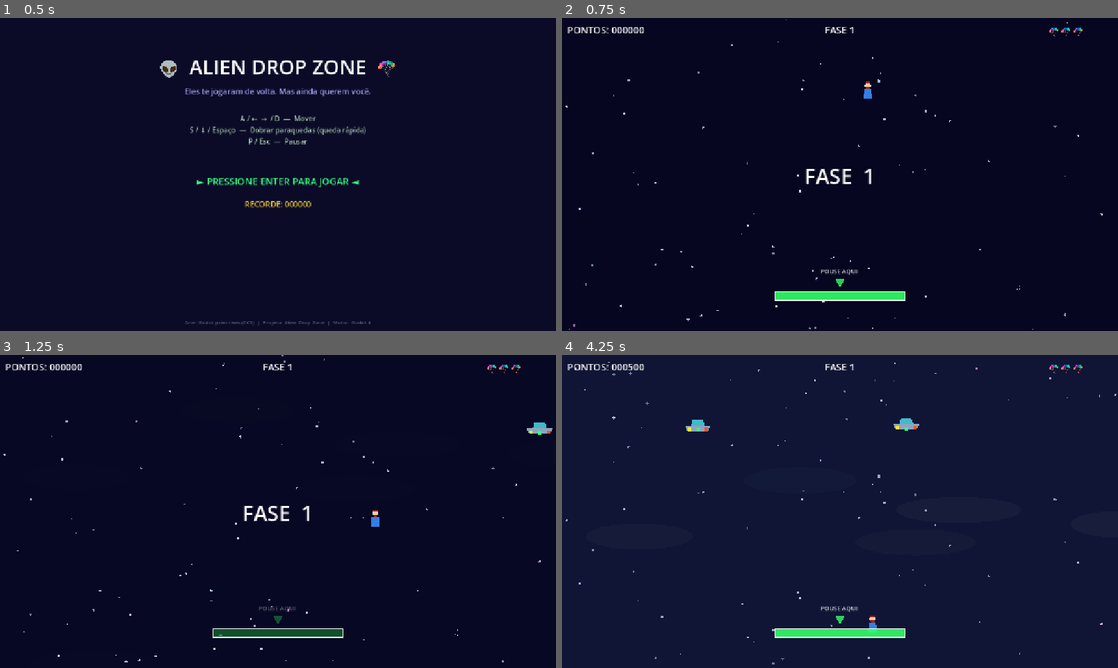
Above: before the commit, frames 1-4 (two rows, left to right).
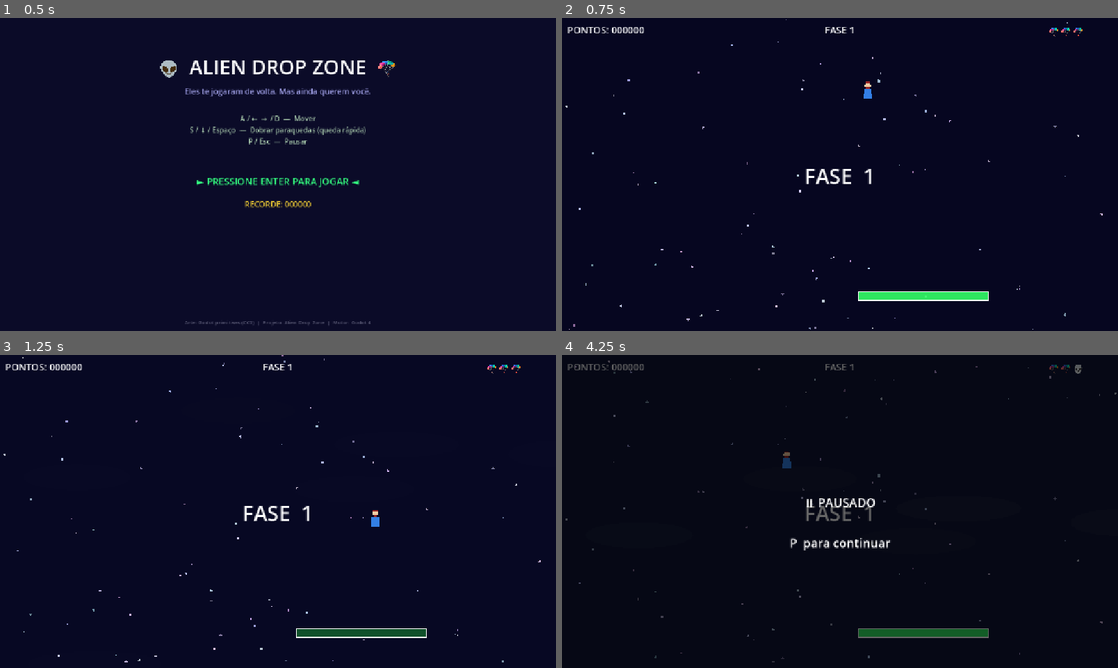
Above: after the commit, the same moments.

Repository: lucascarvalhoUEA/prototipo-jogo-2d-inedito
Game: Godot game, scene res://scenes/menus/TitleScreen.tscn
Two runs of this game, one before a commit and one after it. Both use one fixed random seed, a clock stepped at 60 frames per second and the inputs below.
Inputs:
- Up to frame 1 (0.5 s): no input
- Up to frame 2 (0.75 s): tap Enter (ui_accept) at 0.5 s; hold D (move_right) from 0.53 s (still down); hold S (fold_chute) from 0.53 s (still down)
- Up to frame 3 (1.25 s): keep holding D (move_right); keep holding S (fold_chute); tap Enter (ui_accept) at 0.77 s
- Up to frame 4 (4.25 s): release D (move_right) at 1.28 s; release S (fold_chute) at 1.28 s; hold A (move_left) 1.28-2.03 s; tap Space at 1.35, 2.85 s; tap Enter (ui_accept) at 1.52, 3.02, 3.77 s; hold S (fold_chute) 2.03-2.78 s; hold D (move_right) 2.03-3.53 s; hold A (move_left) from 3.53 s (still down); hold S (fold_chute) from 3.53 s (still down); tap Escape (pause_game) at 4.15 s

Frame 1 is identical in both runs. In frame 2, 1.0% of the frame differs, in the area x 38-77%, y 80-91%; in frame 3, 1.1%; in frame 4, 100%, in the area x 0-100%, y 0-100%.

Commit message:
feat: refactor AlienCapture into Hunter mini-boss and overhaul mechanics
- Refactored AlienCapture to actively track player's X position with inertia and project a permanent tractor beam.

- Limited AlienCapture spawns to a maximum of 1 per screen (mini-boss behavior).

- Fixed TractorBeam capture state bug during overlapping pulls by replacing boolean flag with an active capture counter.

- Fixed unpause functionality bug by introducing an independent PauseHandler node.

- Randomized LandingZone horizontal spawn position for each new phase and removed clunky text indicators.

- Added high-speed crash mechanic: landing at speeds > 250px/s will instantly kill the parachuter.

- Fixed power-ups persisting across phase resets by properly clearing the 'item' group.

Diff:
--- a/scenes/enemies/AlienCapture.tscn
+++ b/scenes/enemies/AlienCapture.tscn
@@ -33,9 +33,9 @@
 [node name="TractorBeam" type="Node2D" parent="."]
 position = Vector2(0, 14)
 script = ExtResource("2_beam")
-beam_length = 220.0
-beam_width_top = 18.0
-beam_width_bottom = 90.0
+beam_length = 350.0
+beam_width_top = 40.0
+beam_width_bottom = 140.0
 beam_color = Color(0.5, 0.2, 1.0, 0.4)
 
 [node name="Area2D" type="Area2D" parent="TractorBeam"]
--- a/scenes/menus/GameOver.tscn
+++ b/scenes/menus/GameOver.tscn
@@ -4,29 +4,6 @@
 
 [node name="GameOver" type="Node2D"]
 script = ExtResource("1_go")
-
-[node name="AlienFace" type="Node2D" parent="."]
-position = Vector2(640, 200)
-
-[node name="FaceBody" type="Polygon2D" parent="AlienFace"]
-polygon = PackedVector2Array(-80, -90, 80, -90, 110, 20, 80, 90, -80, 90, -110, 20)
-color = Color(0.15, 0.08, 0.22, 1)
-
-[node name="EyeLeft" type="Polygon2D" parent="AlienFace"]
-position = Vector2(-30, -30)
-polygon = PackedVector2Array(-20, -12, 20, -12, 20, 12, -20, 12)
-color = Color(0.3, 0.9, 0.3, 1)
-
-[node name="EyeRight" type="Polygon2D" parent="AlienFace"]
-position = Vector2(30, -30)
-polygon = PackedVector2Array(-20, -12, 20, -12, 20, 12, -20, 12)
-color = Color(0.3, 0.9, 0.3, 1)
-
-[node name="Mouth" type="Line2D" parent="AlienFace"]
-position = Vector2(0, 35)
-points = PackedVector2Array(-30, 0, -10, 12, 10, 12, 30, 0)
-width = 3.0
-default_color = Color(0.3, 0.9, 0.3, 0.8)
 
 [node name="UILayer" type="CanvasLayer" parent="."]
 layer = 1
--- a/scripts/AlienCapture.gd
+++ b/scripts/AlienCapture.gd
@@ -1,58 +1,42 @@
 ## AlienCapture.gd
-## Alien com feixe de tração. Fica parado ou se move lentamente no topo da tela,
-## disparando o feixe periodicamente para tentar capturar o jogador.
+## Alien com feixe de tração PERMANENTE.
+## Ele persegue ativamente o eixo X do jogador para tentar sugá-lo.
 
 extends AlienBase
 
-@export var beam_interval: float = 3.0
-@export var beam_duration: float = 2.0
-@export var drift_speed: float = 60.0
-
+@export var max_drift_speed: float = 70.0
+@export var acceleration: float = 120.0
 var _beam: Node2D = null
-var _beam_active: bool = false
-var _beam_timer: float = 0.0
-var _drift_dir: float = 1.0
-var _screen_width: float = 1280.0
-
 
 func _on_ready() -> void:
-	_screen_width = get_viewport_rect().size.x
-	_drift_dir = 1.0 if randf() > 0.5 else -1.0
 	_beam = $TractorBeam as Node2D
-	damage_on_contact = false
-	score_value = 200
-	if _beam:
-		_beam.call("set_active", false)
-	var start_y: float = position.y
+	damage_on_contact = true
+	score_value = 250
+
+	# Entrada suave na tela
+	var target_y := randf_range(50.0, 100.0)
+	var entry_tween := create_tween()
+	entry_tween.tween_property(self, "position:y", target_y, 1.5).set_ease(Tween.EASE_OUT).set_trans(Tween.TRANS_CUBIC)
+	entry_tween.tween_callback(_start_floating.bind(target_y))
+
+func _start_floating(base_y: float) -> void:
 	var tween := create_tween().set_loops()
-	tween.tween_property(self, "position:y", start_y + 10.0, 1.0).set_ease(Tween.EASE_IN_OUT)
-	tween.tween_property(self, "position:y", start_y - 10.0, 1.0).set_ease(Tween.EASE_IN_OUT)
-
+	tween.tween_property(self, "position:y", base_y + 12.0, 1.5).set_ease(Tween.EASE_IN_OUT).set_trans(Tween.TRANS_SINE)
+	tween.tween_property(self, "position:y", base_y - 12.0, 1.5).set_ease(Tween.EASE_IN_OUT).set_trans(Tween.TRANS_SINE)
 
 func _move(delta: float) -> void:
-	velocity.x = drift_speed * speed_multiplier * _drift_dir
+	# Encontra o jogador e o persegue no eixo X
+	var player = get_tree().get_first_node_in_group("player")
+	if player and is_instance_valid(player):
+		var diff = player.global_position.x - global_position.x
+		# Move na direção do jogador, mas com inércia para não ser tão agressivo
+		if abs(diff) > 15.0:
+			var dir = sign(diff)
+			var target_vel = max_drift_speed * speed_multiplier * dir
+			velocity.x = move_toward(velocity.x, target_vel, acceleration * delta)
+		else:
+			velocity.x = move_toward(velocity.x, 0.0, acceleration * delta)
+	else:
+		velocity.x = move_toward(velocity.x, 0.0, acceleration * delta)
+
 	velocity.y = 0.0
-	if position.x >= _screen_width - 40.0 and _drift_dir > 0.0:
-		_drift_dir = -1.0
-	elif position.x <= 40.0 and _drift_dir < 0.0:
-		_drift_dir = 1.0
-
-	_beam_timer += delta
-	if not _beam_active and _beam_timer >= beam_interval:
-		_activate_beam()
-	elif _beam_active and _beam_timer >= beam_duration:
-		_deactivate_beam()
-
-
-func _activate_beam() -> void:
-	_beam_active = true
-	_beam_timer = 0.0
-	if _beam:
-		_beam.call("set_active", true)
-
-
-func _deactivate_beam() -> void:
-	_beam_active = false
-	_beam_timer = 0.0
-	if _beam:
-		_beam.call("set_active", false)
--- a/scripts/AlienShooter.gd
+++ b/scripts/AlienShooter.gd
@@ -46,6 +46,7 @@
 
 func _create_projectile() -> RigidBody2D:
 	var proj := RigidBody2D.new()
+	proj.add_to_group("projectile")
 	proj.gravity_scale = 0.0
 	proj.collision_layer = 4
 	proj.collision_mask = 2
--- a/scripts/Game.gd
+++ b/scripts/Game.gd
@@ -20,21 +20,27 @@
 func _ready() -> void:
 	GameManager.game_over.connect(_on_game_over)
 	GameManager.phase_complete.connect(_on_phase_complete)
+	player.hit_by_alien.connect(_on_player_hit_by_alien)
 	GameManager.start_new_game()
 	_setup_landing_zone()
+
+	var p_handler = Node.new()
+	p_handler.name = "PauseHandler"
+	p_handler.process_mode = Node.PROCESS_MODE_ALWAYS
+	p_handler.set_script(preload("res://scripts/PauseHandler.gd"))
+	add_child(p_handler)
+
 	_start_phase()
 
 
 func _process(delta: float) -> void:
 	if not _game_running:
 		return
-	if Input.is_action_just_pressed("pause_game"):
-		_toggle_pause()
 
 	# Detecta paraquedista saindo pela base da tela (falhou no pouso)
 	var screen_h: float = get_viewport_rect().size.y
 	if player.position.y > screen_h + 80.0 and not _handling_phase:
-		_on_player_fell_off()
+		_handle_life_lost("PASSOU DIRETO!")
 
 
 # ── Fase ──────────────────────────────────────────────────────────────────────
@@ -48,10 +54,18 @@
 
 
 func _setup_landing_zone() -> void:
+	_update_landing_zone_width()
+	_randomize_landing_zone()
+
+
+func _randomize_landing_zone() -> void:
 	var vp: Rect2 = get_viewport_rect()
-	landing_zone.position = Vector2(vp.size.x * 0.5, vp.size.y - LANDING_ZONE_Y_OFFSET)
-	_update_landing_zone_width()
-	# NÃO conectar aqui — a conexão já está no arquivo .tscn
+	var zone_w: float = GameManager.get_landing_zone_width()
+	# Randomiza o X entre as bordas, deixando uma margem de segurança
+	var min_x: float = zone_w * 0.5 + 40.0
+	var max_x: float = vp.size.x - (zone_w * 0.5) - 40.0
+	var random_x: float = randf_range(min_x, max_x)
+	landing_zone.position = Vector2(random_x, vp.size.y - LANDING_ZONE_Y_OFFSET)
 
 
 func _update_landing_zone_width() -> void:
@@ -74,6 +88,11 @@
 	_handling_phase = true
 	_game_running = false
 	spawn_manager.call("stop")
+
+	# Se aterrissar rápido demais (esmagando o botão para baixo), espatifa e perde vida!
+	if landing_speed > 250.0:
+		_handle_life_lost("ESPATIFOU!")
+		return
 
 	var bonus: int
 	if landing_speed < 160.0:
@@ -88,23 +107,31 @@
 	GameManager.next_phase()
 
 
-# ── Saiu da tela pelo fundo (errou o pouso) ───────────────────────────────────
-
-func _on_player_fell_off() -> void:
+# ── Perda de vida (caiu pra fora ou foi atingido) ────────────────────────────
+
+func _on_player_hit_by_alien() -> void:
+	if _handling_phase:
+		return
+	_handle_life_lost("ATINGIDO!")
+
+
+func _handle_life_lost(message: String) -> void:
 	_handling_phase = true
 	_game_running = false
 	spawn_manager.call("stop")
+	player.call("die")
 	GameManager.lose_life()
 
 	# Se ainda tem vidas, respawna na próxima fase
 	if GameManager.lives > 0:
-		_show_feedback("PERDEU UMA VIDA!", Color.RED)
+		_show_feedback(message, Color.RED)
 		await get_tree().create_timer(1.5).timeout
 
 		# Desativa a zona de pouso durante o teletransporte
 		var area: Area2D = landing_zone.get_node("Area2D")
 		area.monitoring = false
 
+		_clear_enemies()
 		_reset_player_position()
 
 		await get_tree().physics_frame
@@ -123,10 +150,7 @@
 
 
 func _reset_phase() -> void:
-	# Remove aliens existentes
-	for child in get_children():
-		if child.is_in_group("alien"):
-			child.queue_free()
+	_clear_enemies()
 
 	# Desativa a zona de pouso temporariamente para evitar colisão falsa do respawn
 	var area: Area2D = landing_zone.get_node("Area2D")
@@ -134,6 +158,7 @@
 
 	_reset_player_position()
 	_update_landing_zone_width()
+	_randomize_landing_zone()
 
 	# Espera o motor físico atualizar a nova posição do jogador
 	await get_tree().physics_frame
@@ -141,6 +166,12 @@
 
 	area.monitoring = true
 	_start_phase()
+
+
+func _clear_enemies() -> void:
+	for child in get_children():
+		if child.is_in_group("alien") or child.is_in_group("projectile") or child.is_in_group("item"):
+			child.queue_free()
 
 
 func _reset_player_position() -> void:
@@ -149,7 +180,7 @@
 	player.velocity = Vector2.ZERO
 	player.set("is_landed", false)
 	player.set("is_dead", false)
-	player.set("is_captured", false)
+	player.call("reset_capture")
 	player.set("_blink_active", false)
 	player.modulate.a = 1.0
 	landing_zone.call("reset")   # limpa o flag de colisão para o próximo pouso
--- a/scripts/GameManager.gd
+++ b/scripts/GameManager.gd
@@ -90,13 +90,13 @@
 
 
 func get_spawn_interval() -> float:
-	var base := 1.2
-	return max(base - (phase - 1) * 0.15, 0.45)  # mínimo 0.45s
+	var base := 2.0
+	return max(base - (phase - 1) * 0.2, 0.7)  # mínimo 0.7s
 
 
 func get_initial_alien_count() -> int:
-	# Aliens que aparecem imediatamente ao início da fase
-	return mini(1 + (phase - 1), 4)  # 1 no fase 1, até 4 no fase 4+
+	# Aliens que aparecem imediatamente ao início da fase (máximo de 1 para evitar sobrecarga)
+	return 1 if phase > 1 else 0
 
 
 func get_landing_zone_width() -> float:
--- a/scripts/GameOver.gd
+++ b/scripts/GameOver.gd
@@ -6,7 +6,6 @@
 @onready var final_score_label: Label  = $UILayer/UI/FinalScoreLabel
 @onready var high_score_label: Label   = $UILayer/UI/HighScoreLabel
 @onready var new_record_label: Label   = $UILayer/UI/NewRecordLabel
-@onready var alien_face: Node2D        = $AlienFace
 
 
 func _ready() -> void:
@@ -19,13 +18,6 @@
 	var tween := create_tween()
 	tween.tween_property(self, "modulate:a", 1.0, 0.8)
 
-	# Animação do rosto alien: pulso suave
-	var face_tween := create_tween().set_loops()
-	face_tween.tween_property(alien_face, "scale",
-		Vector2(1.06, 1.06), 0.9).set_ease(Tween.EASE_IN_OUT)
-	face_tween.tween_property(alien_face, "scale",
-		Vector2(1.0, 1.0), 0.9).set_ease(Tween.EASE_IN_OUT)
-
 
 func _on_retry_button_pressed() -> void:
 	GameManager.start_new_game()
--- a/scripts/LandingZone.gd
+++ b/scripts/LandingZone.gd
@@ -46,22 +46,6 @@
 	draw_rect(rect, col, true)
 	draw_rect(rect, Color.WHITE, false, 2.0)
 
-	# Seta indicadora (acima da zona)
-	var arrow_y: float = -zone_height * 0.5 - 30.0
-	var pts := PackedVector2Array([
-		Vector2(0, arrow_y + 20),
-		Vector2(-12, arrow_y),
-		Vector2(12, arrow_y),
-	])
-	draw_colored_polygon(pts, Color(0.2, 1.0, 0.4, 0.8 if _blink_on else 0.3))
-
-	# Texto "POUSE AQUI"
-	draw_string(ThemeDB.fallback_font,
-		Vector2(-45, -zone_height * 0.5 - 42),
-		"POUSE AQUI",
-		HORIZONTAL_ALIGNMENT_LEFT,
-		-1, 14,
-		Color(1, 1, 1, 0.9 if _blink_on else 0.4))
 
 
 func _on_area_2d_body_entered(body: Node) -> void:
--- a/scripts/Parachuter.gd
+++ b/scripts/Parachuter.gd
@@ -14,11 +14,12 @@
 @export var horizontal_speed: float = 320.0
 @export var fall_speed_open: float = 140.0
 @export var fall_speed_folded: float = 420.0
-@export var tractor_pull_speed: float = 90.0
+@export var tractor_pull_speed: float = 250.0
 
 # ── Estado interno ────────────────────────────────────────────────────────────
 var is_chute_folded: bool = false
 var is_captured: bool = false
+var _capture_count: int = 0
 var is_dead: bool = false
 var is_landed: bool = false
 var shield_active: bool = false
@@ -111,16 +112,16 @@
 # ── Colisão com alien ─────────────────────────────────────────────────────────
 
 func take_damage() -> void:
-	if _invincible or is_dead:
+	if _invincible or is_dead or is_landed:
 		return
 	if shield_active:
 		deactivate_shield()
 		_flash_damage()
-		return
+		_start_invincibility()
+		return
+	# Se não tem escudo, emite o sinal para o Game.gd resetar a fase
 	emit_signal("hit_by_alien")
-	GameManager.lose_life()
 	_flash_damage()
-	_start_invincibility()
 
 
 func _flash_damage() -> void:
@@ -154,8 +155,19 @@
 
 # ── Feixe de tração ───────────────────────────────────────────────────────────
 
-func set_captured(value: bool) -> void:
-	is_captured = value
+func add_capture() -> void:
+	_capture_count += 1
+	is_captured = _capture_count > 0
+
+
+func remove_capture() -> void:
+	_capture_count = max(0, _capture_count - 1)
+	is_captured = _capture_count > 0
+
+
+func reset_capture() -> void:
+	_capture_count = 0
+	is_captured = false
 
 
 # ── Pouso ─────────────────────────────────────────────────────────────────────
--- /dev/null
+++ b/scripts/PauseHandler.gd
@@ -0,0 +1,7 @@
+extends Node
+
+func _process(_delta: float) -> void:
+	if Input.is_action_just_pressed("pause_game"):
+		var parent = get_parent()
+		if parent.has_method("_toggle_pause"):
+			parent.call("_toggle_pause")
--- a/scripts/SpawnManager.gd
+++ b/scripts/SpawnManager.gd
@@ -23,7 +23,7 @@
 func start() -> void:
 	_active = true
 	_spawn_timer = 0.0
-	_item_timer = randf_range(4.0, 8.0)
+	_item_timer = randf_range(2.0, 5.0)
 	# Spawna aliens imediatamente no início da fase
 	var count: int = GameManager.get_initial_alien_count()
 	for i in range(count):
@@ -49,7 +49,7 @@
 		_spawn_alien()
 
 	if _item_timer <= 0.0:
-		_item_timer = randf_range(5.0, 10.0)
+		_item_timer = randf_range(6.0, 10.0)
 		_spawn_item()
 
 
@@ -75,8 +75,20 @@
 	if scene == null:
 		return
 
+	# Limita o AlienCapture a apenas 1 na tela para agir como um "Mini-Boss" de perseguição
+	if scene == alien_capture_scene:
+		var capture_count: int = 0
+		for child in get_parent().get_children():
+			if child.name.begins_with("AlienCapture") and not child.is_queued_for_deletion():
+				capture_count += 1
+		if capture_count >= 1:
+			scene = alien_patroller_scene
+
 	var alien: Node2D = scene.instantiate()
-	alien.position = _random_spawn_position()
+	if scene == alien_capture_scene:
+		alien.position = Vector2(randf_range(80, _screen_size.x - 80), -60)
+	else:
+		alien.position = _random_spawn_position()
 	get_parent().add_child(alien)
 
 
@@ -99,6 +111,7 @@
 	if item_scene == null:
 		return
 	var item: Node2D = item_scene.instantiate()
+	item.add_to_group("item")
 	item.position = Vector2(randf_range(80, _screen_size.x - 80), -40)
 	get_parent().add_child(item)
 
--- a/scripts/TractorBeam.gd
+++ b/scripts/TractorBeam.gd
@@ -1,38 +1,58 @@
 ## TractorBeam.gd
-## Feixe de tração do alien capturador.
-## Emite um cone/raio abaixo da nave. Se o jogador estiver dentro, é puxado para cima.
+## Feixe de tração contínuo. Puxa qualquer player que entrar na área.
 
 extends Node2D
 
-signal player_entered_beam()
-signal player_exited_beam()
-
-@export var beam_length: float = 200.0
-@export var beam_width_top: float = 20.0
-@export var beam_width_bottom: float = 80.0
+@export var beam_length: float = 350.0
+@export var beam_width_top: float = 40.0
+@export var beam_width_bottom: float = 140.0
 @export var beam_color: Color = Color(0.3, 0.9, 1.0, 0.45)
-@export var beam_active: bool = true
 
 var _player_inside: bool = false
 var _pulse_timer: float = 0.0
-
+@onready var area: Area2D = $Area2D
 
 func _ready() -> void:
-	var col: CollisionShape2D = $Area2D/CollisionShape2D
-	col.shape = _build_shape()
-
+	var col := CollisionPolygon2D.new()
+	col.polygon = PackedVector2Array([
+		Vector2(-beam_width_top * 0.5, 0),
+		Vector2(beam_width_top * 0.5, 0),
+		Vector2(beam_width_bottom * 0.5, beam_length),
+		Vector2(-beam_width_bottom * 0.5, beam_length)
+	])
+	area.add_child(col)
+	var old_col = area.get_node_or_null("CollisionShape2D")
+	if old_col:
+		old_col.queue_free()
 
 func _process(delta: float) -> void:
-	if not beam_active:
-		return
 	_pulse_timer += delta
-	beam_color.a = 0.3 + 0.2 * sin(_pulse_timer * 4.0)
+	beam_color.a = 0.35 + 0.15 * sin(_pulse_timer * 6.0)
 	queue_redraw()
 
+func _physics_process(_delta: float) -> void:
+	var bodies = area.get_overlapping_bodies()
+	var player_found = false
+	for b in bodies:
+		if b.is_in_group("player"):
+			player_found = true
+			break
+
+	if player_found and not _player_inside:
+		_set_player_captured(true)
+	elif not player_found and _player_inside:
+		_set_player_captured(false)
+
+func _set_player_captured(captured: bool) -> void:
+	_player_inside = captured
+	var player = get_tree().get_first_node_in_group("player")
+	if player and is_instance_valid(player):
+		if captured:
+			player.call("add_capture")
+		else:
+			player.call("remove_capture")
 
 func _draw() -> void:
-	if not beam_active:
-		return
 	var points := PackedVector2Array([
 		Vector2(-beam_width_top * 0.5, 0),
 		Vector2(beam_width_top * 0.5, 0),
@@ -42,40 +62,3 @@
 	draw_colored_polygon(points, beam_color)
 	draw_polyline(points + PackedVector2Array([points[0]]),
 		Color(0.6, 1.0, 1.0, 0.7), 2.0)
-
-
-func _build_shape() -> ConvexPolygonShape2D:
-	var shape := ConvexPolygonShape2D.new()
-	shape.points = PackedVector2Array([
-		Vector2(-beam_width_top * 0.5, 0),
-		Vector2(beam_width_top * 0.5, 0),
-		Vector2(beam_width_bottom * 0.5, beam_length),
-		Vector2(-beam_width_bottom * 0.5, beam_length)
-	])
-	return shape
-
-
-func _on_area_2d_body_entered(body: Node2D) -> void:
-	if body.is_in_group("player"):
-		_player_inside = true
-		body.call("set_captured", true)
-		emit_signal("player_entered_beam")
-
-
-func _on_area_2d_body_exited(body: Node2D) -> void:
-	if body.is_in_group("player"):
-		_player_inside = false
-		body.call("set_captured", false)
-		emit_signal("player_exited_beam")
-
-
-func set_active(value: bool) -> void:
-	beam_active = value
-	# CollisionPolygon2D não existe nesta cena — usamos CollisionShape2D
-	var col: CollisionShape2D = $Area2D/CollisionShape2D
-	col.disabled = not value
-	if not value and _player_inside:
-		var player: Node = get_tree().get_first_node_in_group("player")
-		if player:
-			player.call("set_captured", false)
-		_player_inside = false
Not shown, added: scripts/PauseHandler.gd.uid
